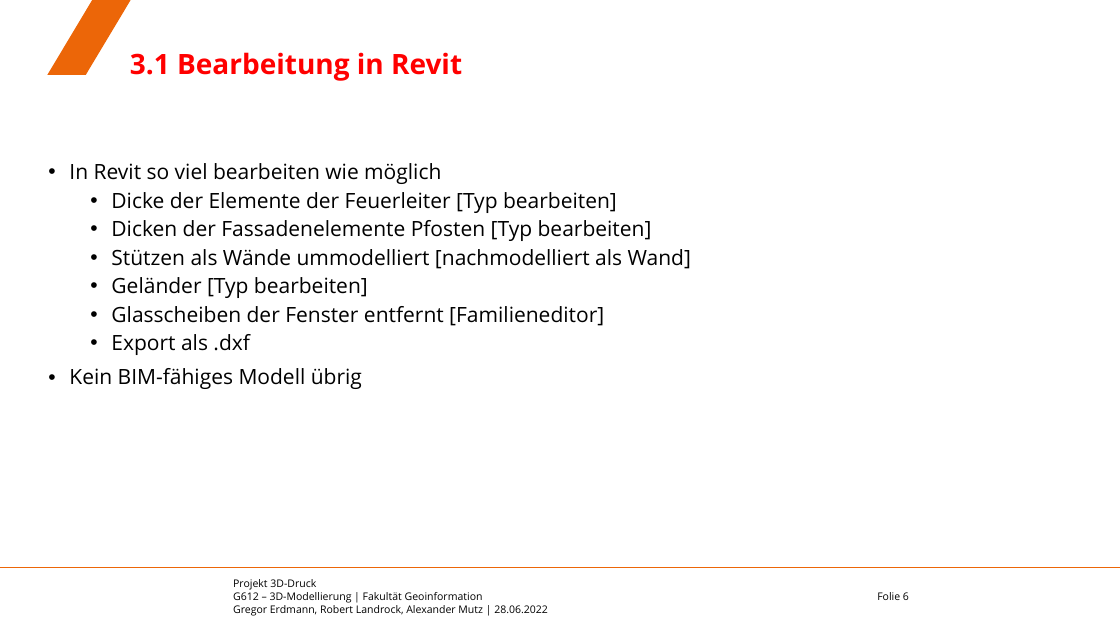
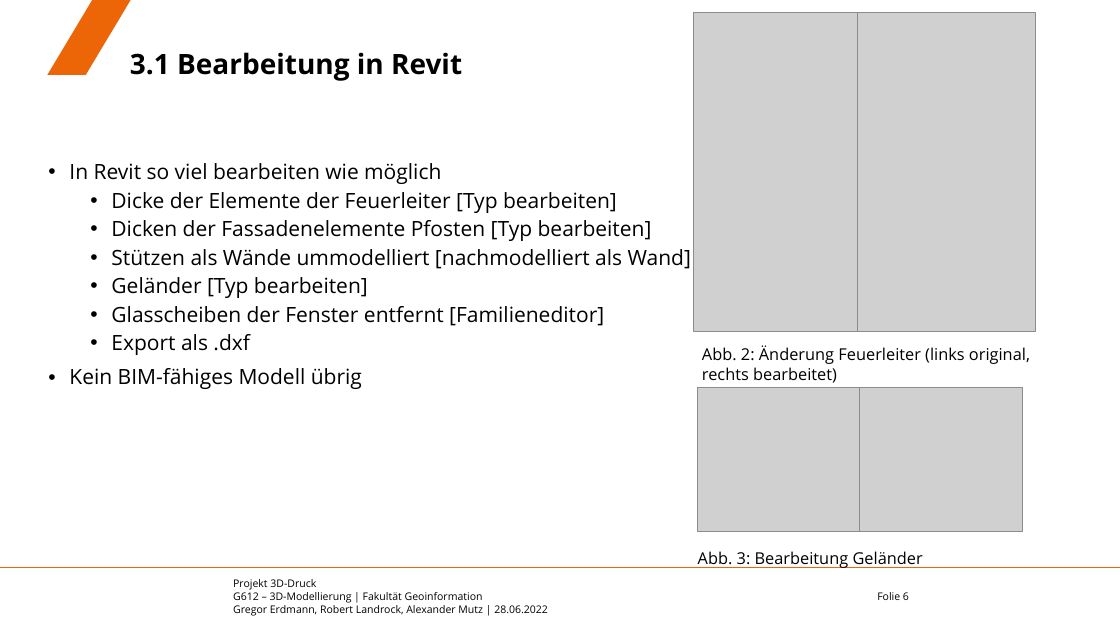
Before and after one commit to eamutz/LGS_print, a slide deck: slide 6 of Endvortrag.pptx. Drawn at 1120x630 pixels with LibreOffice and Linux fonts; fonts in the diff are those of the drawing; grey boxes stand for pictures; background and template pictures are left out. Boxes give left, top, right and bottom in pixels: in the first picture for what was removed or moved away, otherwise in the second. Text is boxed around its words. In the diff, an @@ line names an element or a change of style, - is before the commit and + after.

```diff
--- a/Endvortrag.pptx
+++ b/Endvortrag.pptx
@@ title "3.1 Bearbeitung in Revit" at box(130, 52, 462, 81): text colour #FF0000 to #000000 @@
@@ picture added at box(694, 13, 858, 331) @@
@@ picture added at box(858, 13, 1035, 332) @@
@@ text added at box(702, 345, 1030, 383), 14 pt, text #000000 @@
+Abb. 2: Änderung Feuerleiter (links original,
+rechts bearbeitet)
@@ picture added at box(698, 387, 860, 531) @@
@@ picture added at box(860, 387, 1023, 531) @@
@@ text added at box(698, 551, 923, 568), 14 pt, text #000000 @@
+Abb. 3: Bearbeitung Geländer
```
Also in this commit, not shown: 7 other slides changed, 9 slides added, 2 slides removed.
